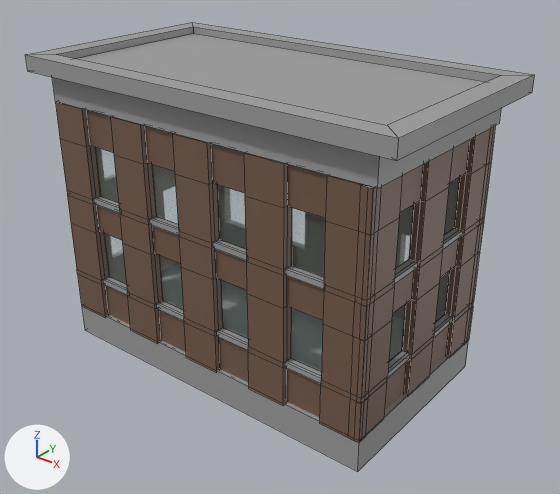
An edit to the Blender file data/Assets/Meshes/Parts/Building 1.blend, drawn before and after from the same camera.
Camera for both pictures: a 50 mm lens placed at (27.1, -33.9, 25.9), pointed at (1.0, -1.3, 5.6). Every picture has the same lights, and +X, +Y and +Z are marked at lower left. Mesh edges are drawn as thin lines.
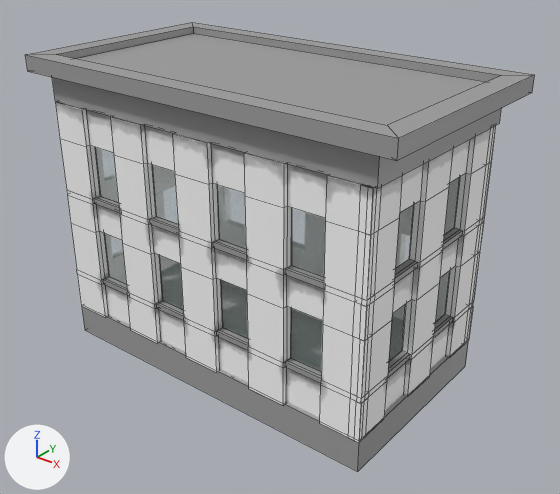
What differs and where, as boxes (x1, y1, x2, y2) in the pictures (560 x 494 px):
'Cube.003', surface changed (brown to grey)
    both: (55, 102, 381, 443)
'Cube.005', surface changed
    both: (361, 128, 490, 434)
'Cube.002', surface changed
    both: (464, 125, 496, 344)

The change, as a list of edits to the scene's bpy script:
```text
Add img_tex_bricks_dirt:
    img_tex_bricks_dirt = load_image('tex_bricks_dirt', '../../Textures/tex_bricks_dirt.png', 1024, 1024, 'sRGB')
Change mat_m_bricks:
    remove mat_m_bricks.base_color = (0.184, 0.11, 0.0757)  # brown #775d4e
    add mat_m_bricks.texture = img_tex_bricks_dirt
Change me_cube_004:
    where me_cube_004.from_pydata(...)  # 184 vertices, 172 faces; spans x -1.22..10.94, y -0.18..0.46, z -6.85..6.85
    used by ob_cube_005; location = (10.47, 3.68, 6.82); rotation_euler = (0.0, 0.0, 4.712), in degrees (0, 0, 270)
    me_cube_004 part 1: texture (UV) coordinates of 172 of 172 faces, centred in x -1.22..10.94, y -0.18..0.46, z -6.85..6.85, changed; they spanned u 0.0..0.76, v 0.0..0.89 and now span u 0.0..1.0, v 0.0..0.94
```
